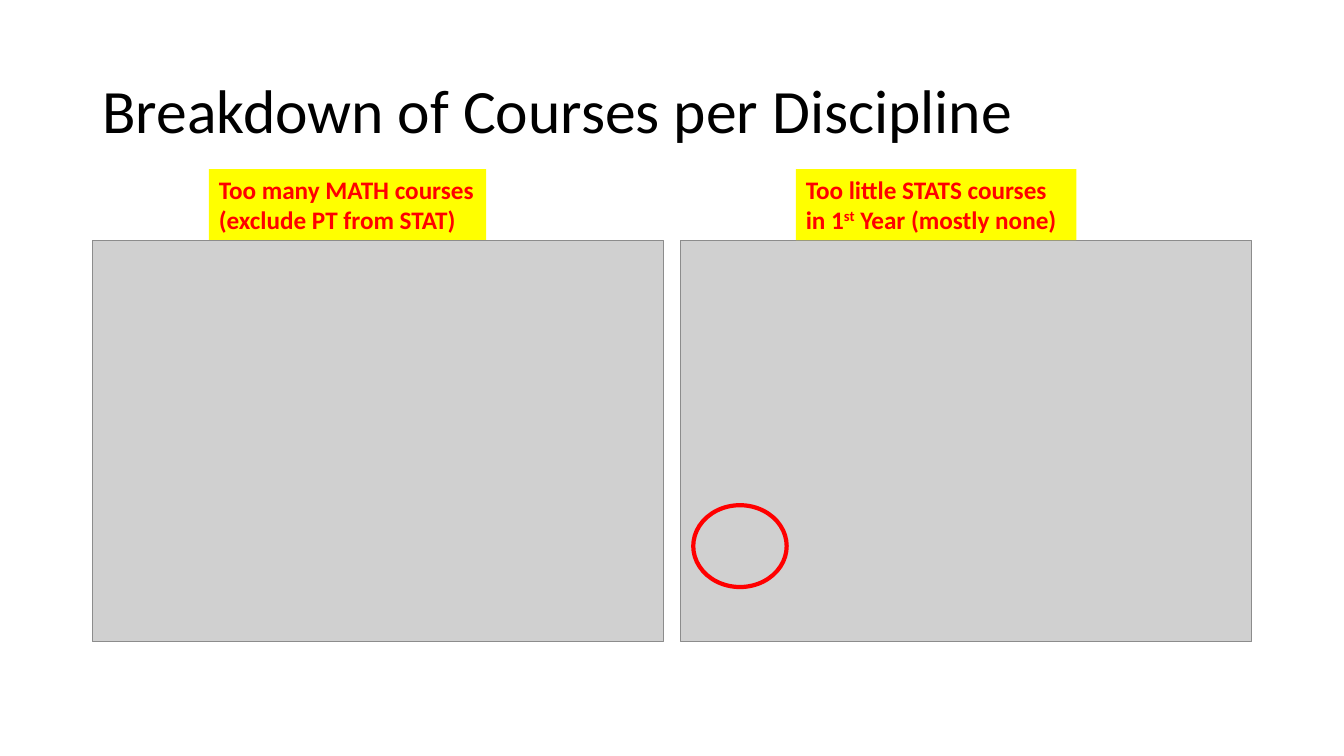
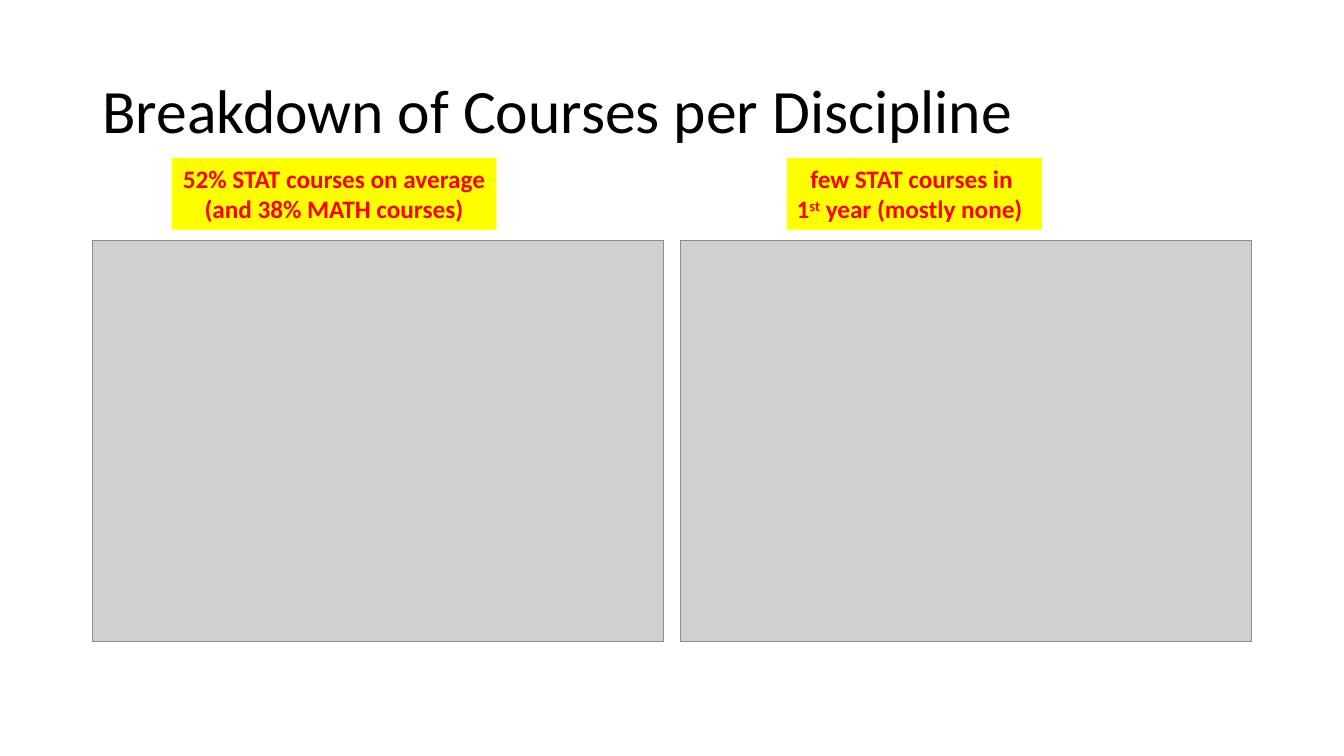
Before and after one commit to damouras/SoSC, a slide deck: slide 9 of Status fo Statistics Curricula.pptx. Drawn at 1344x756 pixels with LibreOffice and Linux fonts; fonts in the diff are those of the drawing; grey boxes stand for pictures. Boxes give left, top, right and bottom in pixels: in the first picture for what was removed or moved away, otherwise in the second. Text is boxed around its words. In the diff, an @@ line names an element or a change of style, - is before the commit and + after.

```diff
--- a/Status fo Statistics Curricula.pptx
+++ b/Status fo Statistics Curricula.pptx
@@ rectangle added at bbox=[171, 158, 496, 230], fill #FFFF00, 18 pt, text #FF0000, bold @@
+52% STAT courses on average
+(and 38% MATH courses)
@@ rectangle removed at bbox=[209, 169, 486, 241] @@
-Too many MATH courses
-(exclude PT from STAT)
@@ rectangle "few STAT courses in": place and size @@
-rectangle "few STAT courses in" at bbox=[797, 169, 1077, 241]
+rectangle "few STAT courses in" at bbox=[786, 158, 1042, 230]
@@ text in rectangle at bbox=[810, 170, 1022, 222]: text changed @@
-Too little STATS courses
-in 1st Year (mostly none)
+few STAT courses in
+1st year (mostly none)
@@ ellipse removed at bbox=[694, 505, 787, 587] @@
```
Also in this commit, not shown: 2 other slides changed, 1 slide added, 4 other files.
